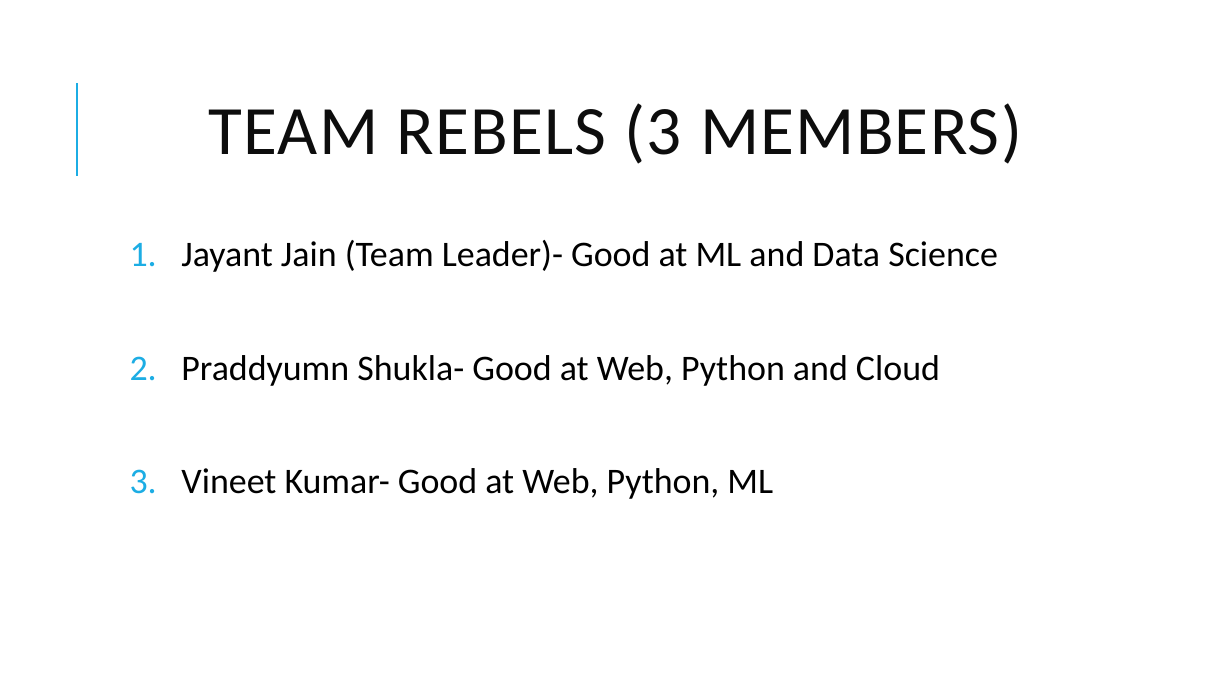
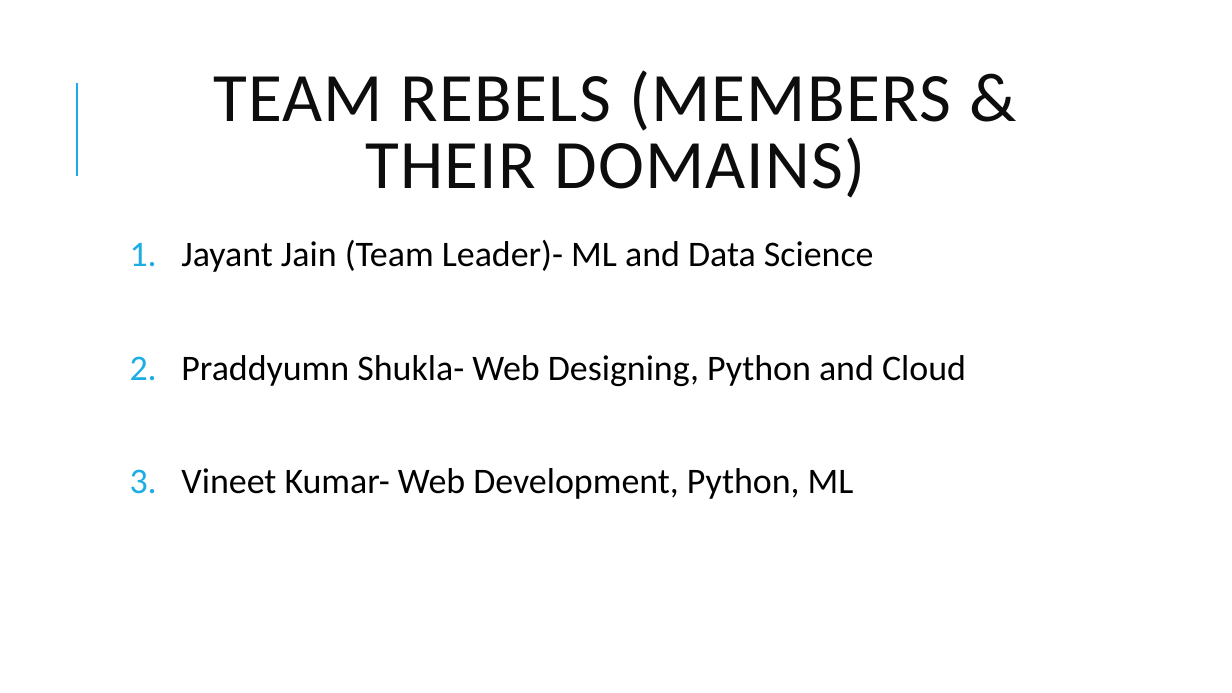
Before and after one commit to xybervenom/CovidTrials-Hackinindia, a slide deck: slide 3 of Covid 19 Tester.pptx. Drawn at 1232x693 pixels with LibreOffice and Linux fonts; fonts in the diff are those of the drawing. Boxes give left, top, right and bottom in pixels: in the first picture for what was removed or moved away, otherwise in the second. Text is boxed around its words. In the diff, an @@ line names an element or a change of style, - is before the commit and + after.

```diff
--- a/Covid 19 Tester.pptx
+++ b/Covid 19 Tester.pptx
@@ title at <box>213,70,951,198</box>: text changed @@
-TEAM REBELS (3 MEMBERS)
+TEAM REBELS (MEMBERS & THEIR DOMAINS)
@@ text at <box>181,240,966,499</box>: text changed @@
-1. Jayant Jain (Team Leader)- Good at ML and Data Science
-2. Praddyumn Shukla- Good at Web, Python and Cloud
-3. Vineet Kumar- Good at Web, Python, ML
+1. Jayant Jain (Team Leader)- ML and Data Science
+2. Praddyumn Shukla- Web Designing, Python and Cloud
+3. Vineet Kumar- Web Development, Python, ML
```
Also in this commit, not shown: 4 other slides changed.
